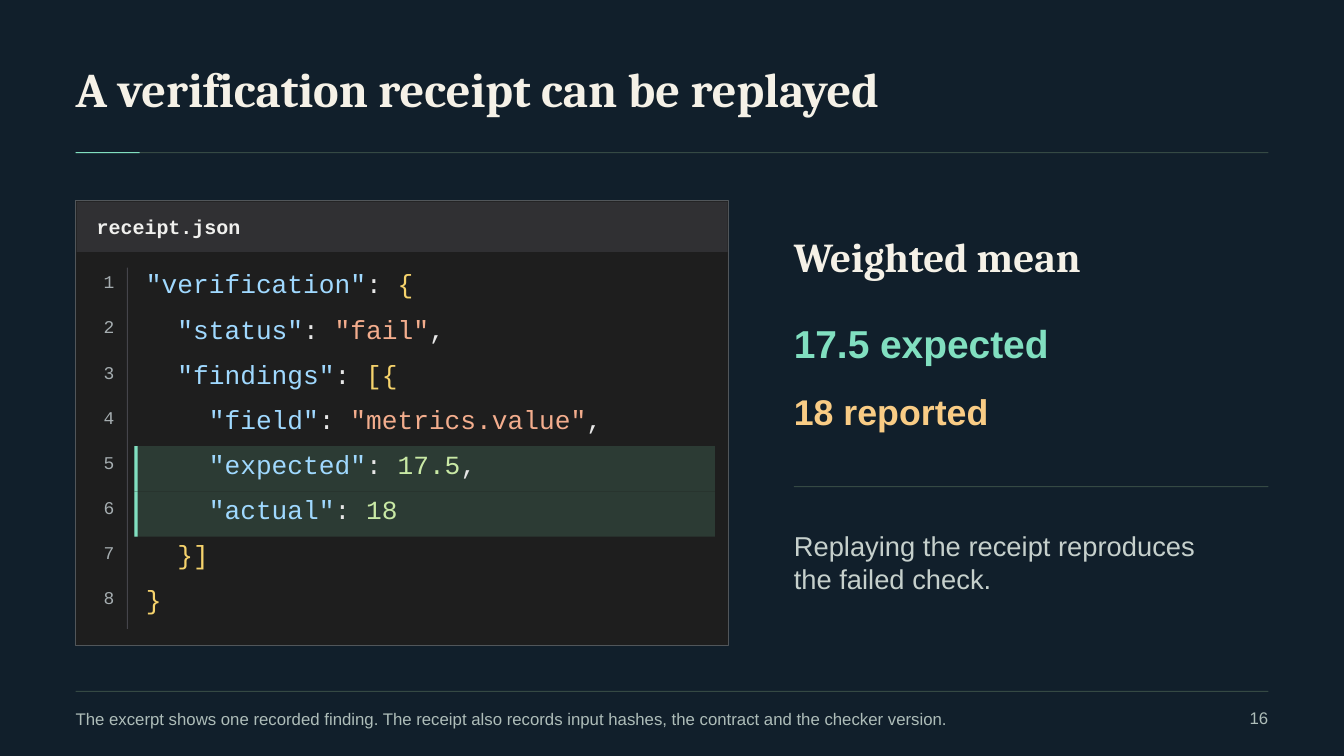
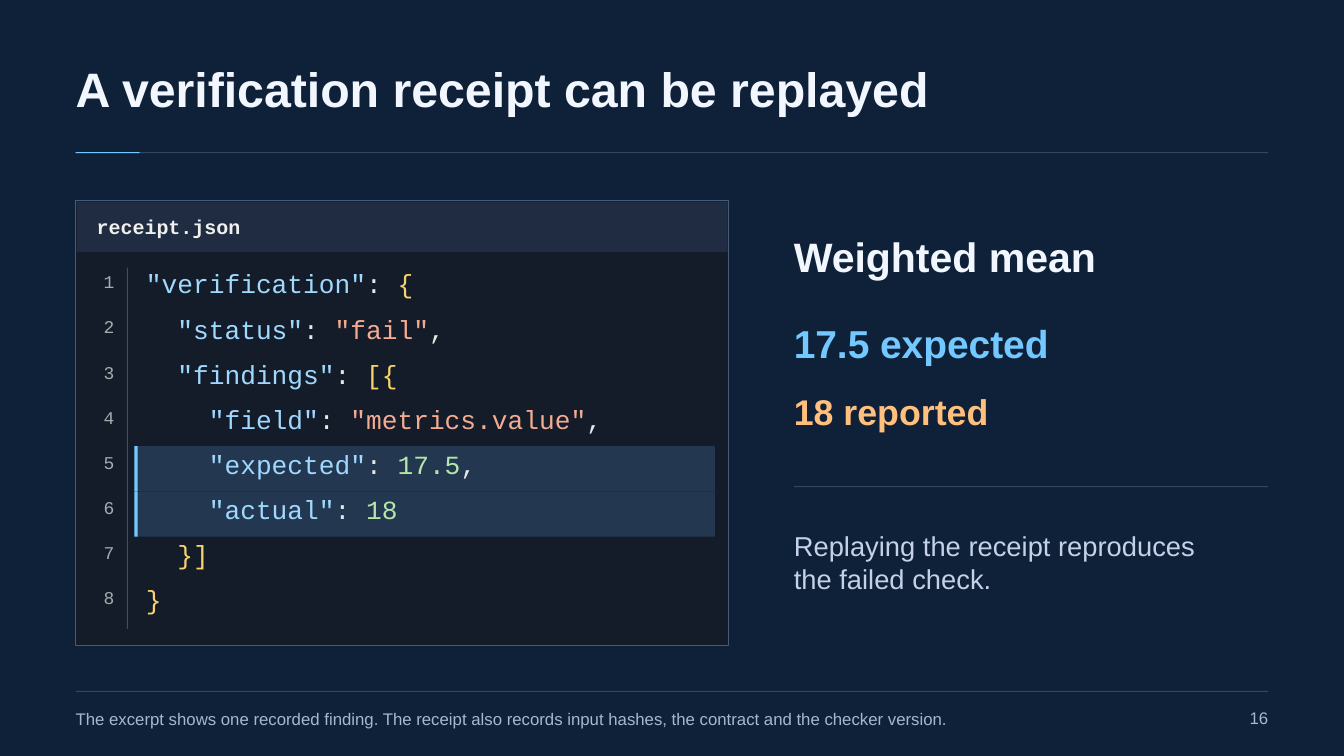
Before and after one commit to naazzarov/trustverify-ai-analysis, a slide deck: slide 16 of presentation/TrustVerify-Dark-Defense.pptx. Drawn at 1344x756 pixels with LibreOffice and Linux fonts; fonts in the diff are those of the drawing. Boxes give left, top, right and bottom in pixels: in the first picture for what was removed or moved away, otherwise in the second. Text is boxed around its words. In the diff, an @@ line names an element or a change of style, - is before the commit and + after.

```diff
--- a/presentation/TrustVerify-Dark-Defense.pptx
+++ b/presentation/TrustVerify-Dark-Defense.pptx
@@ background #111F2B to #0E2138 @@
@@ text "A verification receipt can be ..." at <box>76,72,928,116</box>: font Cambria to Arial, text colour #F5F1E7 to #F2F6FF @@
@@ rectangle at <box>76,201,729,646</box>: fill #1E1E1E to #141B29; outline #51565A 0.75 pt to #465B77 0.75 pt @@
@@ rectangle at <box>77,202,728,252</box>: fill #303033 to #202C41 @@
@@ text "Weighted mean" at <box>794,242,1096,281</box>: font Cambria to Arial, text colour #F5F1E7 to #F2F6FF @@
@@ rectangle at <box>127,268,128,629</box>: fill #45454B to #3D4D65 @@
@@ text "17.5 expected" at <box>794,329,1048,365</box>: text colour #81DFC0 to #72C8FF @@
@@ text ""field": "metrics.value"," at <box>209,411,602,434</box>: text colour #F3AD8D to #F3AB92 in ""metrics.value"," @@
@@ rectangle at <box>134,447,715,492</box>: fill #2C3B34 to #233750 @@
@@ text ""expected": 17.5," at <box>209,456,477,480</box>: text colour #C9E9A5 to #B6E6AA in "17.5," @@
@@ fill #81DFC0 to #72C8FF in 3 elements at <box>76,152,140,153</box>, <box>134,447,137,492</box>, <box>134,492,137,537</box> @@
@@ rectangle at <box>134,492,715,537</box>: fill #2C3B34 to #233750 @@
@@ text ""actual": 18" at <box>209,501,397,520</box>: text colour #C9E9A5 to #B6E6AA in "18" @@
@@ fill #354944 to #304663 in 3 elements at <box>76,152,1268,153</box>, <box>76,691,1268,692</box>, <box>795,486,1269,487</box> @@
@@ text "Replaying the receipt reproduces" at <box>794,536,1195,590</box>: text colour #C6D0CC to #C4D1E6 @@
@@ text "The excerpt shows one recorded ..." at <box>76,713,947,729</box>: text colour #AEBDB9 to #A6B7D2 @@
@@ text "16" at <box>1250,712,1269,724</box>: text colour #AEBDB9 to #A6B7D2 @@
```
Also in this commit, not shown: 21 other slides changed, 7 other files.
